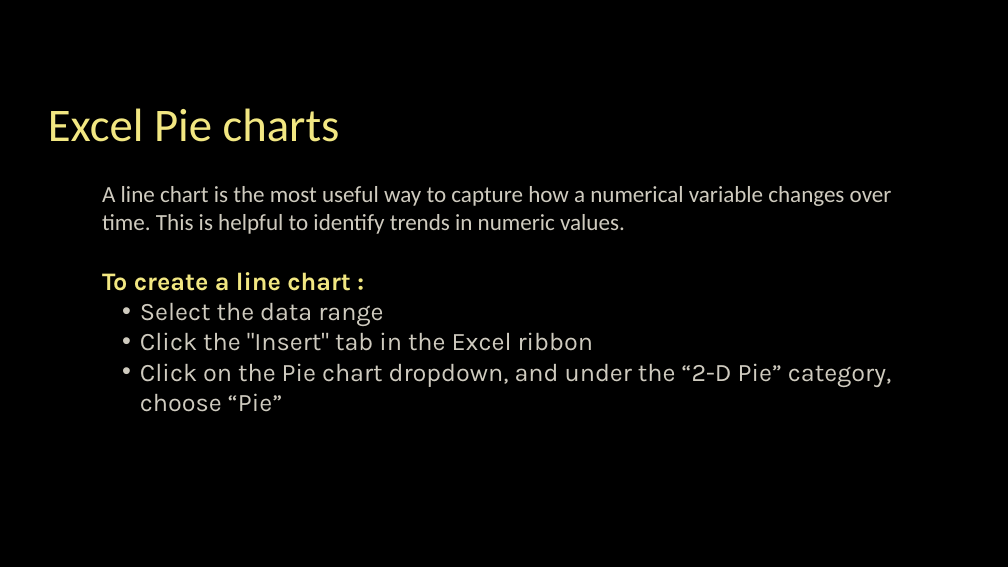
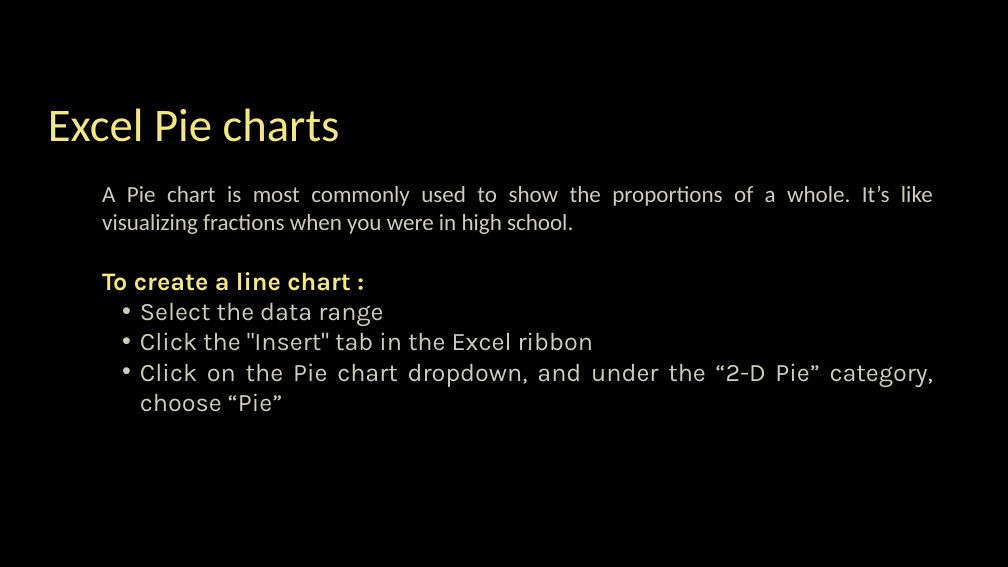
Before and after one commit to nived-sudhindran/Data-Visualization-using-Basic-Charts, a slide deck: slide 9 of Day-13 Excel Data Visualization.pptx. Drawn at 1008x567 pixels with LibreOffice and Linux fonts; fonts in the diff are those of the drawing. Boxes give left, top, right and bottom in pixels: in the first picture for what was removed or moved away, otherwise in the second. Text is boxed around its words. In the diff, an @@ line names an element or a change of style, - is before the commit and + after.

```diff
--- a/Day-13 Excel Data Visualization.pptx
+++ b/Day-13 Excel Data Visualization.pptx
@@ text at [102,186,933,234]: text changed @@
-A line chart is the most useful way to capture how a numerical variable changes over time. This is helpful to identify trends in numeric values.
+A Pie chart is most commonly used to show the proportions of a whole. It’s like visualizing fractions when you were in high school.
@@ text at [140,303,933,412]: alignment left to justified @@
```
Also in this commit, not shown: 3 other slides changed.
